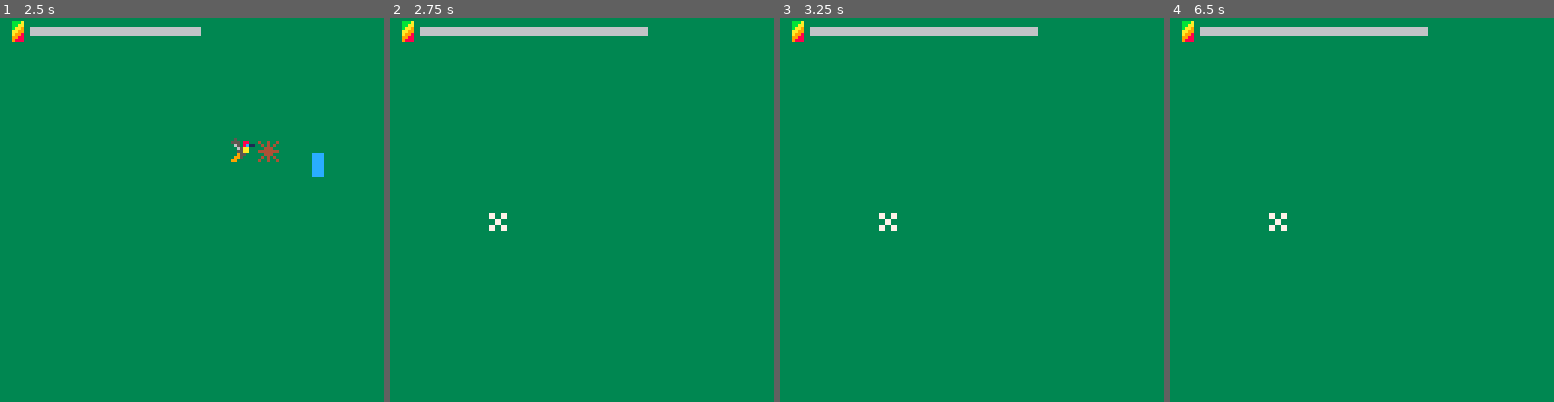
Above: before the commit, frames 1-4 (left to right).
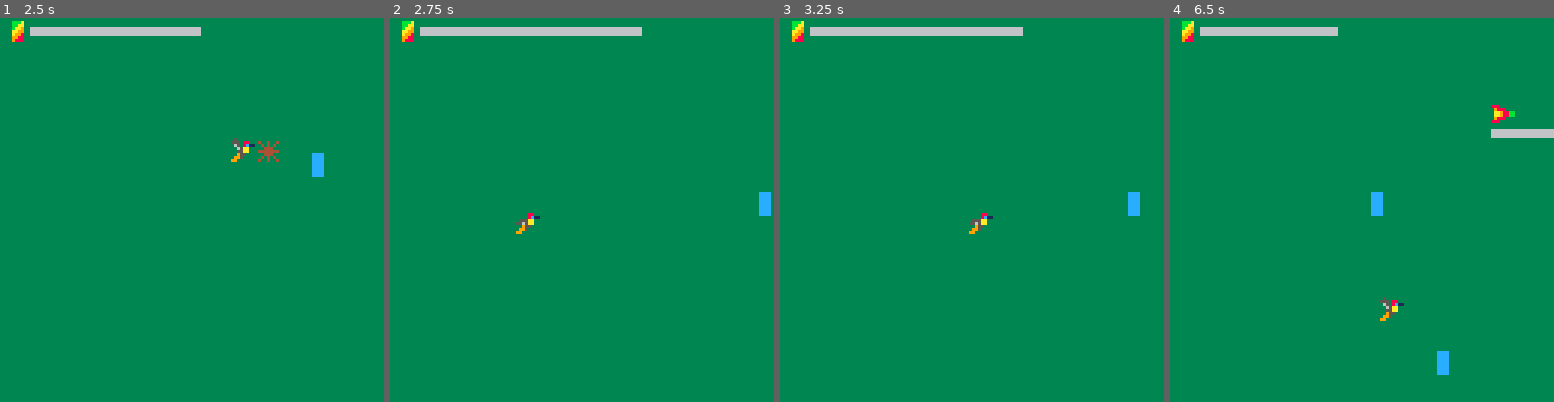
Above: after the commit, the same moments.

Repository: Cuttleshock/PICO-8-projects
Game: PICO-8 cartridge humm.p8
The game is run twice, just before and just after one commit, with the same random seed, the same clock (stepped at 60 frames per second) and the same inputs.
Inputs:
- Up to frame 1 (2.5 s): tap X (X key) at 0.33, 1.07, 1.85 s; tap O (Z key) at 0.7, 1.7, 2.1 s; hold Right 1.6-2.1 s; hold Up 2.15-2.42 s; hold Right from 2.47 s (still down)
- Up to frame 2 (2.75 s): keep holding Right; tap O (Z key) at 2.5 s
- Up to frame 3 (3.25 s): tap O (Z key) at 2.9 s; tap X (X key) at 2.97 s; release Right at 3.03 s; hold Left from 3.08 s (still down)
- Up to frame 4 (6.5 s): tap O (Z key) every 0.4 s from 3.3 to 6.1 s; release Left at 3.58 s; hold Down 3.63-3.97 s; hold Right 4.02-4.68 s; tap X (X key) at 4.08, 5.2, 6.32 s; hold Up 4.73-5.03 s; hold Left 5.08-5.68 s; hold Down 5.73-6.03 s; hold Right from 6.08 s (still down)

Frame 1 is identical in both runs. In frame 2, 0.5% of the frame differs, in the area x 25-100%, y 2-57%; in frame 3, 0.6%; in frame 4, 1.8%, in the area x 25-100%, y 2-93%.

Commit message:
Create generalised table constructor, removing need for explicit init()s in most cases

Diff:
--- a/humm.p8
+++ b/humm.p8
@@ -3,8 +3,13 @@
 __lua__
 -- oo structuring
 
-function nop() end
-local obj = {init = nop}
+function ctor(self,o)
+	for k,v in pairs(o) do
+		self[k] = v or self[k]
+	end
+end
+
+local obj = {init = ctor}
 obj.__index = obj
 
 function obj:__call(...)
@@ -81,14 +86,6 @@
 --	h=8
 }
 
-function actor:init(o)
-	self.sprites = o.sprs or self.sprites
-	self.x=o.x or 0
-	self.y=o.y or 0
-	self.dx=o.dx or 0
-	self.dy=o.dy or 0
-end
-
 function actor:draw()
 	local frame=
 	 self.age%#self.sprites
@@ -110,26 +107,15 @@
   name='blk',
   sprites={3},
 }
-function block:init(o)
-	self.__super.init(self,o)
-end
 local spike = actor:extend{
 	name='spk',
 	sprites={4},
 }
-function spike:init(o)
-	self.__super.init(self,o)
-end
-
 local flower = actor:extend{
 	name='flw',
 	sprites={5},
 	juice=0,
 }
-function flower:init(o)
-	self.__super.init(self,o)
-	self.juice = o.juice or self.juice
-end
 function flower:draw()
 	self.__super.draw(self)
 	rectfill(
@@ -187,15 +173,6 @@
 	},
 }
 
-function humm:init(o)
-	self.__super.init(self,o)
-	self.x = o.x or 32
-	self.y = o.y or 64
-	self.friction = o.frn or self.friction
-	self.impulse = o.imp or self.impulse
-	self.juice = o.jce or self.juice
-end
-
 function humm:draw()
 	local _sprs=self.sprites[self.state]
 	local frame=
@@ -283,7 +260,6 @@
 		 and y < n.y + 8
 		) then
 			if (n.name == 'blk') then
-				-- _d('col, x:'..x ..' y:'..y)
 				local oldxin =
 				 oldx > n.x - 8 and
 				 oldx < n.x + 8
@@ -307,7 +283,6 @@
 					-- just push left
 					x = n.x - 8
 				end
-				-- _d('x:'..x ..' y:'..y)
 				self.x = x
 				self.y = y
 			elseif (n.name == 'spk') then
@@ -342,9 +317,9 @@
 			-- there has to be a
 			-- better way
 			self:init{
-			 frn=0.6,
-			 imp=2,
-			 jce=300,
+			 friction=0.6,
+			 impulse=2,
+			 juice=300,
 			 x=32,
 			 y=64,
 			 dx=0,
